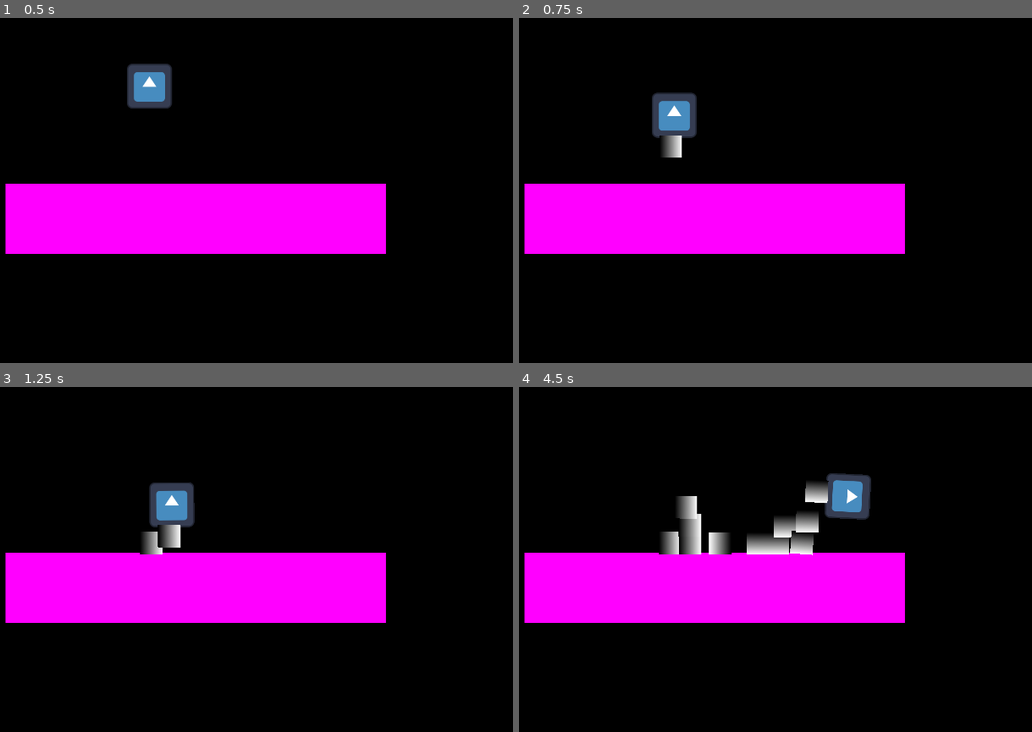
Above: before the commit, frames 1-4 (two rows, left to right).
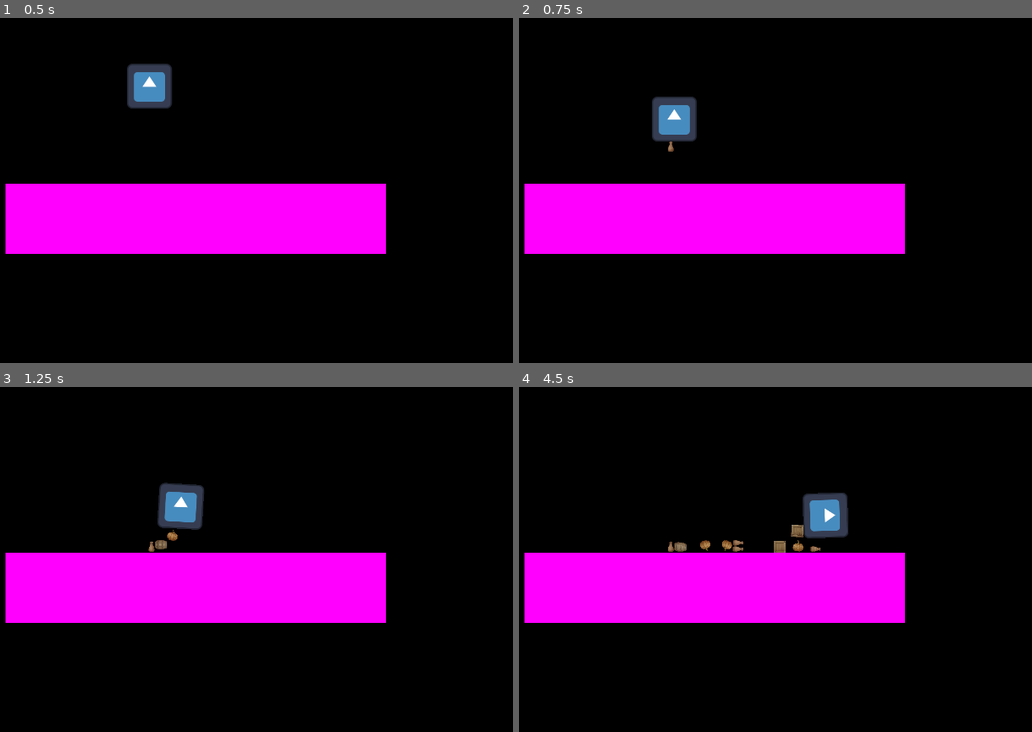
Above: after the commit, the same moments.

Repository: adudewithapc/piktiv-autumn-game-jam-2024
Game: Godot game, scene res://Scenes/Personal/Axel.tscn
The game is run twice, just before and just after one commit, with the same random seed, the same clock (stepped at 60 frames per second) and the same inputs. The engine's default icon, where the game draws it, is replaced by a stand-in: a white triangle on a blue panel in a dark square.
Inputs:
- Up to frame 1 (0.5 s): no input
- Up to frame 2 (0.75 s): hold Right (first_move_right) from 0.53 s (still down); tap Space (jump) at 0.6 s
- Up to frame 3 (1.25 s): keep holding Right (first_move_right); tap Space (jump) at 0.77, 1.07 s
- Up to frame 4 (4.5 s): release Right (first_move_right) at 1.28 s; hold Left (first_move_left) 1.28-2.03 s; tap Space (jump) at 1.35, 1.52, 1.82, 2.1, 2.85, 3.02, 3.32, 3.6, 3.77, 4.07, 4.35 s; hold Right (first_move_right) 2.03-3.53 s; hold Left (first_move_left) from 3.53 s (still down)

Frame 1 is identical in both runs. In frame 2, 0.7% of the frame differs, in the area x 25-35%, y 21-41%; in frame 3, 1.4%; in frame 4, 4.3%, in the area x 27-69%, y 25-49%.

Commit message:
Hooked item spawner up to player

Diff:
--- a/Props/PropSpawner.gd
+++ b/Props/PropSpawner.gd
@@ -2,12 +2,9 @@
 extends Marker2D
 
 @export var propCollection = []
-@onready var timer: Timer = $Timer
-
-func _ready() -> void:
-	timer.timeout.connect(spawn_prop)
 
 func spawn_prop():
 	var prop = propCollection.pick_random().instantiate()
-	prop.position = position
+	prop.global_position = global_position
+	prop.rotation = rotation
 	get_tree().root.add_child(prop)
--- a/Props/PropSpawner.tscn
+++ b/Props/PropSpawner.tscn
@@ -1,7 +1,6 @@
-[gd_scene load_steps=8 format=3 uid="uid://daoa5ikxr5k8b"]
+[gd_scene load_steps=7 format=3 uid="uid://daoa5ikxr5k8b"]
 
 [ext_resource type="Script" path="res://Props/PropSpawner.gd" id="1_dl1wr"]
-[ext_resource type="PackedScene" uid="uid://maxy7veb1cqc" path="res://Props/block_1.tscn" id="2_n5vst"]
 [ext_resource type="PackedScene" uid="uid://dnp272tyhjipt" path="res://Props/block_2.tscn" id="3_sbn5i"]
 [ext_resource type="PackedScene" uid="uid://bbyx8bj5rmr6e" path="res://Props/barrel_1.tscn" id="4_2lys0"]
 [ext_resource type="PackedScene" uid="uid://bha4k6r5f1l81" path="res://Props/pumpkin_1.tscn" id="5_p2nqt"]
@@ -10,8 +9,4 @@
 
 [node name="SpawnPosition" type="Marker2D"]
 script = ExtResource("1_dl1wr")
-propCollection = [ExtResource("2_n5vst"), ExtResource("3_sbn5i"), ExtResource("4_2lys0"), ExtResource("5_p2nqt"), ExtResource("6_epv6p"), ExtResource("7_gqcjh")]
-
-[node name="Timer" type="Timer" parent="."]
-wait_time = 0.5
-autostart = true
+propCollection = [ExtResource("3_sbn5i"), ExtResource("4_2lys0"), ExtResource("5_p2nqt"), ExtResource("6_epv6p"), ExtResource("7_gqcjh")]
--- a/Scenes/Player.tscn
+++ b/Scenes/Player.tscn
@@ -2,7 +2,7 @@
 
 [ext_resource type="Texture2D" uid="uid://cdhi1x84a0e68" path="res://icon.svg" id="1_5nmld"]
 [ext_resource type="Script" path="res://Scripts/Player.gd" id="1_fyyni"]
-[ext_resource type="PackedScene" uid="uid://bpl2w4qovgfdf" path="res://Scenes/Personal/PurpleSquare.tscn" id="2_s7wcr"]
+[ext_resource type="PackedScene" uid="uid://daoa5ikxr5k8b" path="res://Props/PropSpawner.tscn" id="4_r0ap4"]
 
 [sub_resource type="RectangleShape2D" id="RectangleShape2D_sohp8"]
 size = Vector2(128, 128)
@@ -13,7 +13,6 @@
 script = ExtResource("1_fyyni")
 jump_height = 500.0
 down_spawn_offset = 65.0
-item = ExtResource("2_s7wcr")
 
 [node name="CollisionShape2D" type="CollisionShape2D" parent="."]
 shape = SubResource("RectangleShape2D_sohp8")
@@ -22,4 +21,7 @@
 texture = ExtResource("1_5nmld")
 
 [node name="GroundRaycast" type="RayCast2D" parent="."]
-target_position = Vector2(0, 65)
+target_position = Vector2(0, 78)
+
+[node name="SpawnPosition" parent="." instance=ExtResource("4_r0ap4")]
+position = Vector2(0, 66)
--- a/Scripts/Player.gd
+++ b/Scripts/Player.gd
@@ -2,9 +2,9 @@
 
 @export var jump_height : float = 1
 @export var down_spawn_offset : float
-@export var item : PackedScene
 
 @onready var ground_raycast := $GroundRaycast
+@onready var item_spawner := $SpawnPosition
 
 var horizontal_velocity := 0.0
 
@@ -13,7 +13,7 @@
 		if is_on_ground():
 			jump()
 		else:
-			spawn_item()
+			item_spawner.spawn_prop()
 
 	update_horizontal_velocity()
 
@@ -24,12 +24,6 @@
 func jump():
 	apply_impulse(Vector2.UP * jump_height)
 
-func spawn_item():
-	var new_item := item.instantiate(PackedScene.GEN_EDIT_STATE_INSTANCE)
-	new_item.global_position = global_position + transform.y * down_spawn_offset
-	new_item.rotation = rotation
-	get_tree().root.add_child(new_item)
-
 func is_on_ground() -> bool:
 	return ground_raycast.is_colliding()
 
